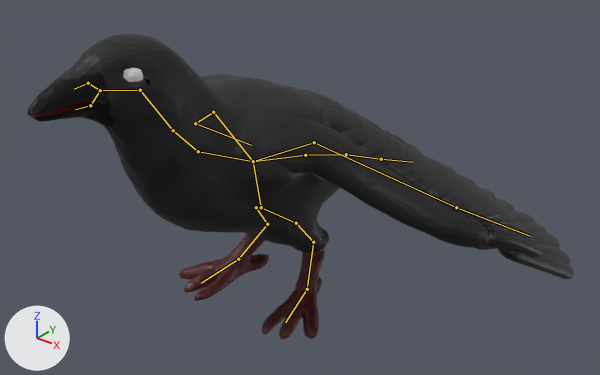
A saved change to the FBX model CrowsAndNests/Assets/Models/Player/player.fbx.
Rendered twice from a camera (50 mm lens) standing at (5.06, -5.58, 3.36) and looking at (0.27, 0.4, -0.35). Arrows for +X, +Y and +Z are at lower left; the lights stay in place. Both versions are drawn at frame 1 of the action 'Idle'; the numbers are the values there. The bones that bend it are drawn over the model as lines.

In view in the first picture: 'crow'.
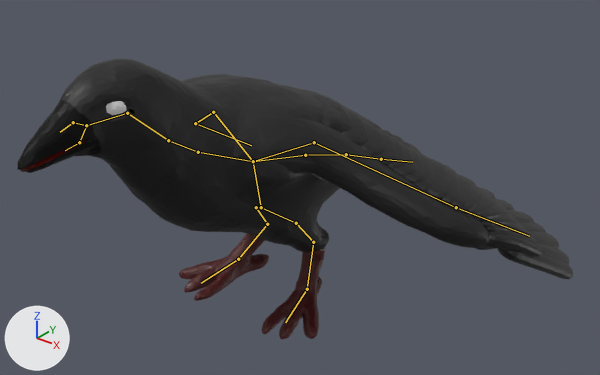
Where the change shows, as pixel boxes [x1, y1, x2, y2] in the pictures (600 x 375 px):
'crow', posed (8% shorter): before [27, 34, 574, 339]; after [17, 59, 573, 339]
bone 'Bone_body_up', root to tip: before (198, 151) to (173, 130); after (198, 152) to (168, 140)

The change, as a diff of the scene's bpy script:
```diff
--- a/CrowsAndNests/Assets/Models/Player/player.fbx.py
+++ b/CrowsAndNests/Assets/Models/Player/player.fbx.py
@@ bone_bone_body_up @@
 bone_bone_body_up = bpy.data.objects['Armature'].pose.bones['Bone_body_up']  # child of 'Bone_down'
-bone_bone_body_up.rotation_quaternion = (0.994, -0.105, 0.0, 0.0)  # degrees (-12, 0, 0)
+bone_bone_body_up.rotation_quaternion = (1.0, 0.0, 0.0, 0.0)  # degrees (0, 0, 0)
```
